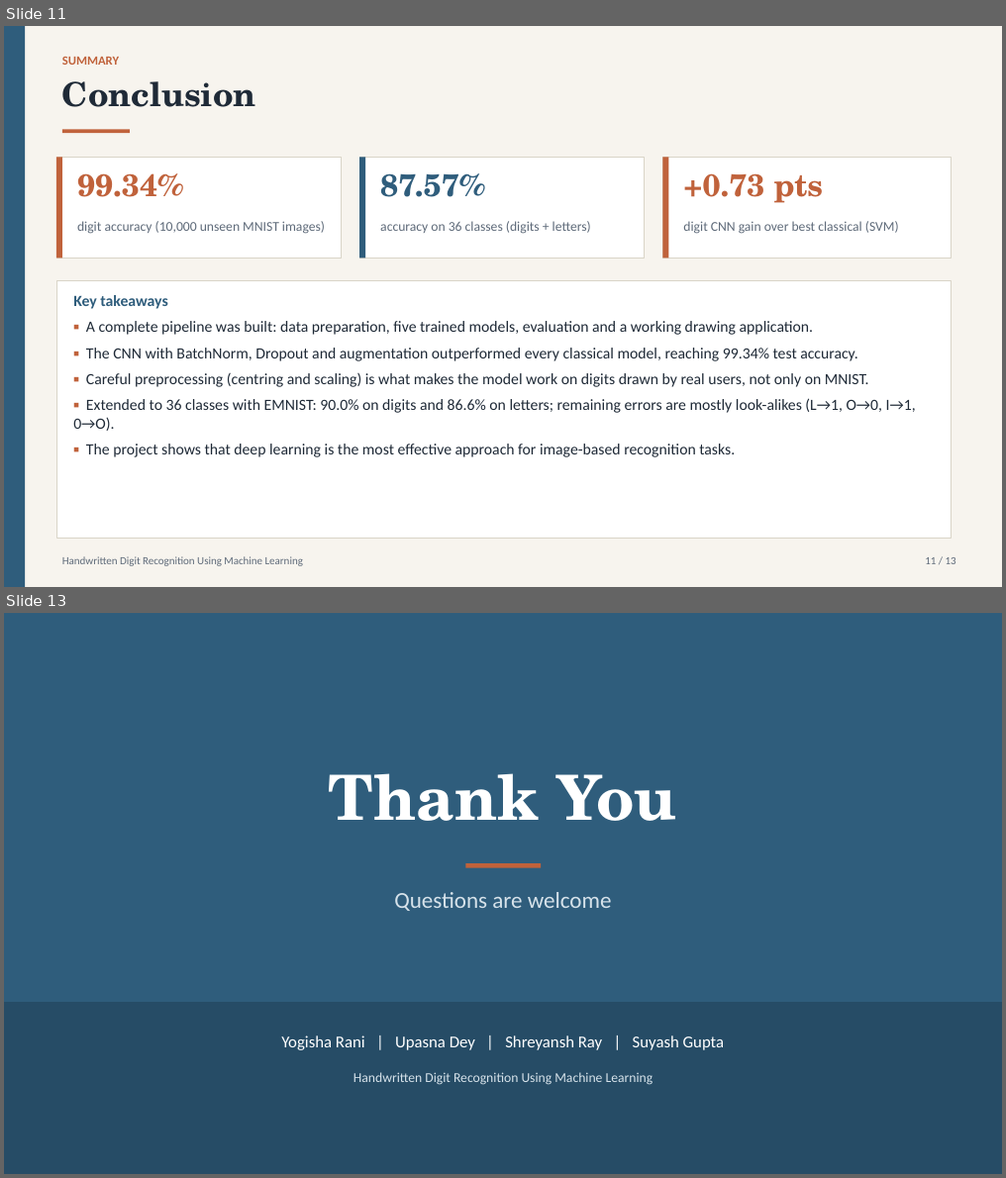
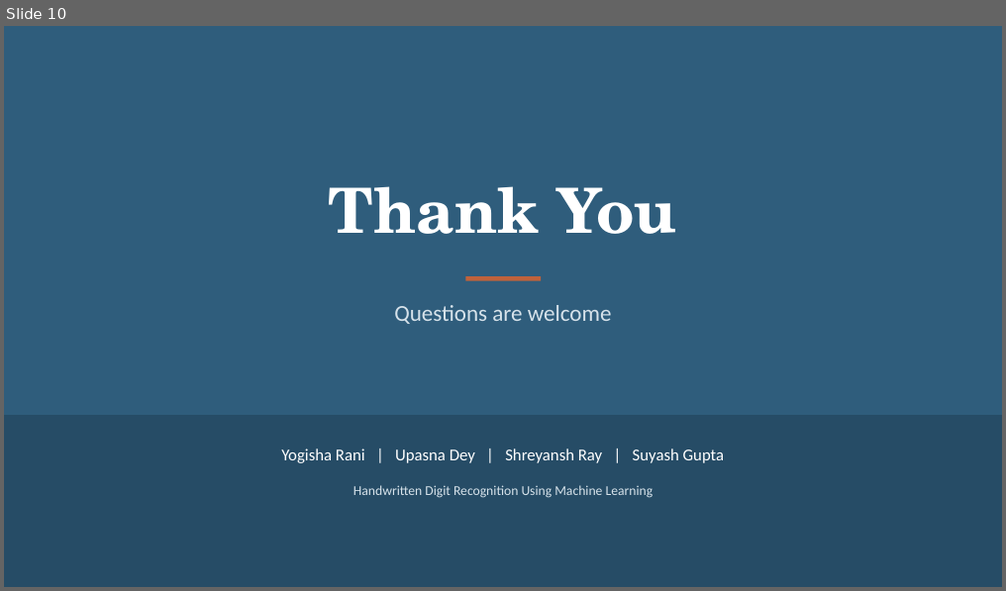
Before and after one commit to LostRunes/digirecog, a slide deck: Handwritten_Digit_Recognition.pptx. Shown one above the other, each under a label of ours: slides 11 and 13 before the commit, slide 10 after it; the slides between them are not shown. The pictures are 1006x1178 and 1006x591 pixels, drawn with LibreOffice and Linux fonts; fonts in the diff are those of the drawing. Boxes give left, top, right and bottom in pixels: in the first picture for what was removed or moved away, otherwise in the second. Text is boxed around its words. In the diff, an @@ line names an element or a change of style, - is before the commit and + after.

```diff
--- a/Handwritten_Digit_Recognition.pptx
+++ b/Handwritten_Digit_Recognition.pptx
@@ slide 11 removed at [4,26,1002,587], background #F7F4EE @@
@@ rectangle removed at [4,26,25,587] @@
@@ text removed at [62,57,119,65] @@
-SUMMARY
@@ text removed at [62,81,256,107] @@
-Conclusion
@@ rectangle removed at [62,129,130,133] @@
@@ rectangle removed at [56,157,341,258] @@
@@ rectangle removed at [56,157,62,258] @@
@@ text removed at [77,174,183,197] @@
-99.34%
@@ rectangle removed at [359,157,645,258] @@
@@ rectangle removed at [359,157,365,258] @@
@@ text removed at [380,174,485,197] @@
-87.57%
@@ rectangle removed at [662,157,951,258] @@
@@ rectangle removed at [662,157,668,258] @@
@@ text removed at [683,174,824,203] @@
-+0.73 pts
@@ text removed at [77,221,325,234] @@
-digit accuracy (10,000 unseen MNIST images)
@@ text removed at [380,221,591,234] @@
-accuracy on 36 classes (digits + letters)
@@ text removed at [683,221,899,234] @@
-digit CNN gain over best classical (SVM)
@@ rectangle removed at [56,280,951,539] @@
@@ text removed at [73,295,167,309] @@
-Key takeaways
@@ text removed at [73,321,916,458] @@
-▪ A complete pipeline was built: data preparation, five trained models, evaluation and a working drawing application.
-▪ The CNN with BatchNorm, Dropout and augmentation outperformed every classical model, reaching 99.34% test accuracy.
-▪ Careful preprocessing (centring and scaling) is what makes the model work on digits drawn by real users, not only on MNIST.
-▪ Extended to 36 classes with EMNIST: 90.0% on digits and 86.6% on letters; remaining errors are mostly look-alikes (L→1, O→0, I→1, 0→O).
-▪ The project shows that deep learning is the most effective approach for image-based recognition tasks.
@@ text removed at [62,557,303,567] @@
-Handwritten Digit Recognition Using Machine Learning
@@ text removed at [925,558,956,565] @@
-11 / 13
@@ what was slide 13 is now slide 10 @@
```
Also in this commit, not shown: 7 slides changed, 1 slide added, 3 other slides removed, 1 other file.
